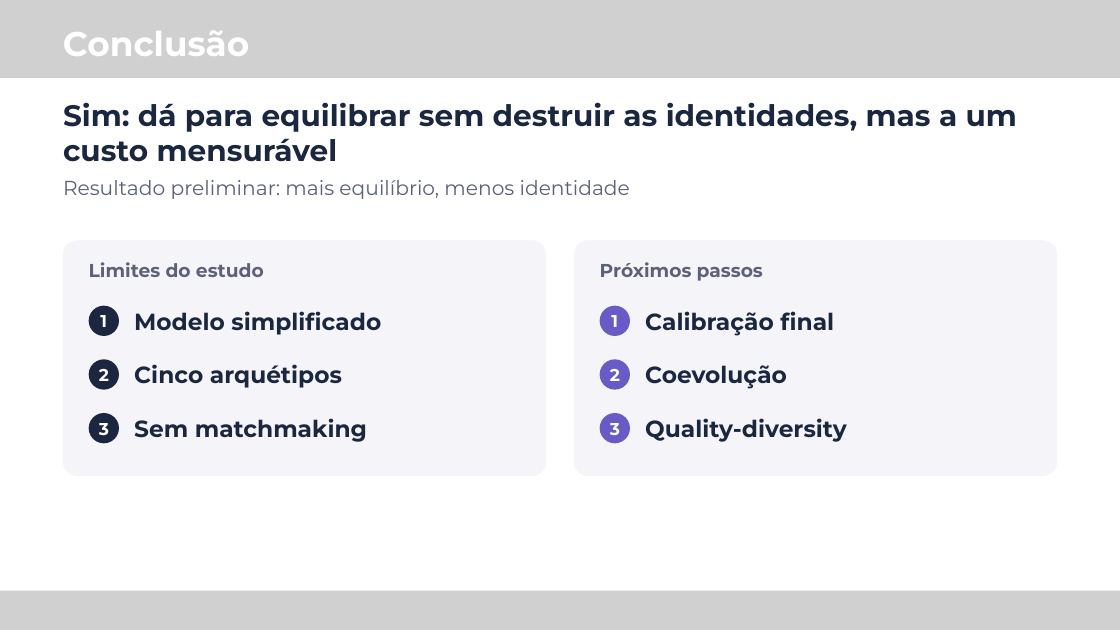
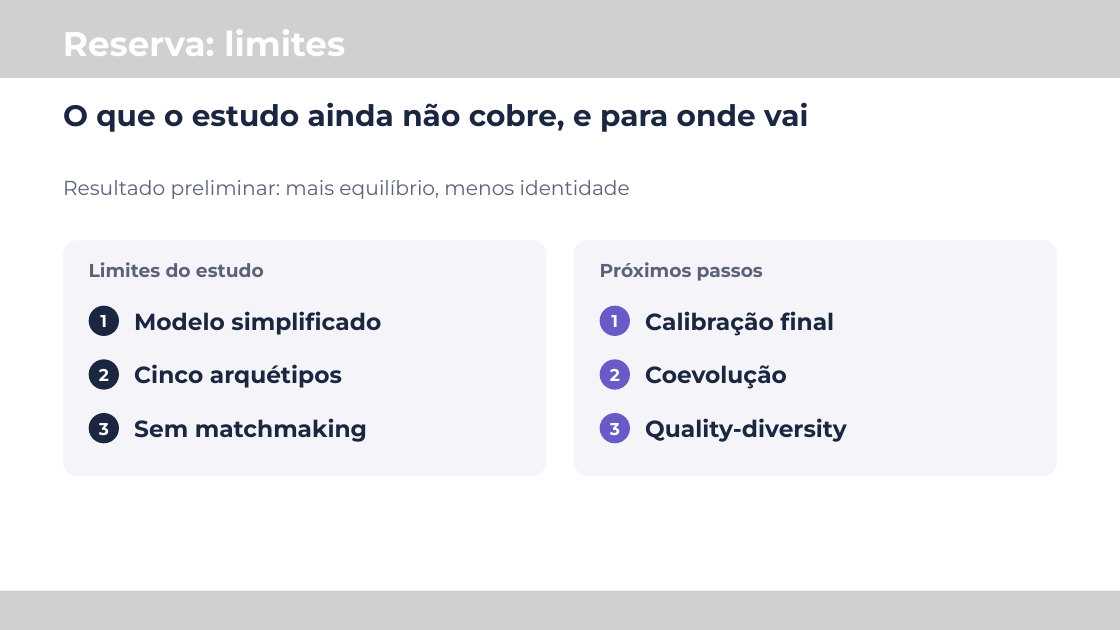
Before and after one commit to M-Gimenes/Simulation, a slide deck: slide 10 of overleaf/talk-latinoware-2026/slides.pptx (slide 8 before the commit). Drawn at 1120x630 pixels with LibreOffice and Linux fonts; fonts in the diff are those of the drawing; grey boxes stand for pictures. Boxes give left, top, right and bottom in pixels: in the first picture for what was removed or moved away, otherwise in the second. Text is boxed around its words. In the diff, an @@ line names an element or a change of style, - is before the commit and + after.

```diff
--- a/overleaf/talk-latinoware-2026/slides.pptx
+++ b/overleaf/talk-latinoware-2026/slides.pptx
@@ text at (63, 29, 345, 56): text changed @@
-Conclusão
+Reserva: limites
@@ text at (63, 102, 808, 132): text changed @@
-Sim: dá para equilibrar sem destruir as identidades, mas a um custo mensurável
+O que o estudo ainda não cobre, e para onde vai
```
Also in this commit, not shown: 6 other slides changed, 3 slides added, 1 slide removed, 2 other files.
